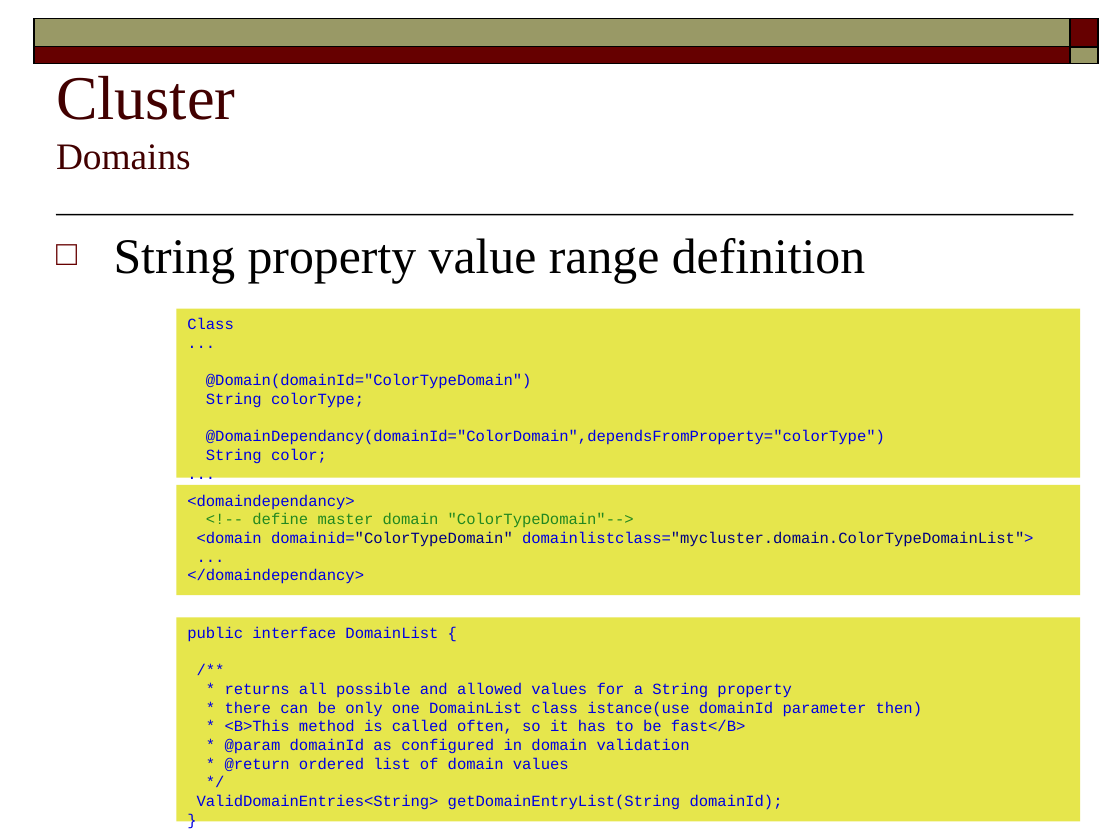
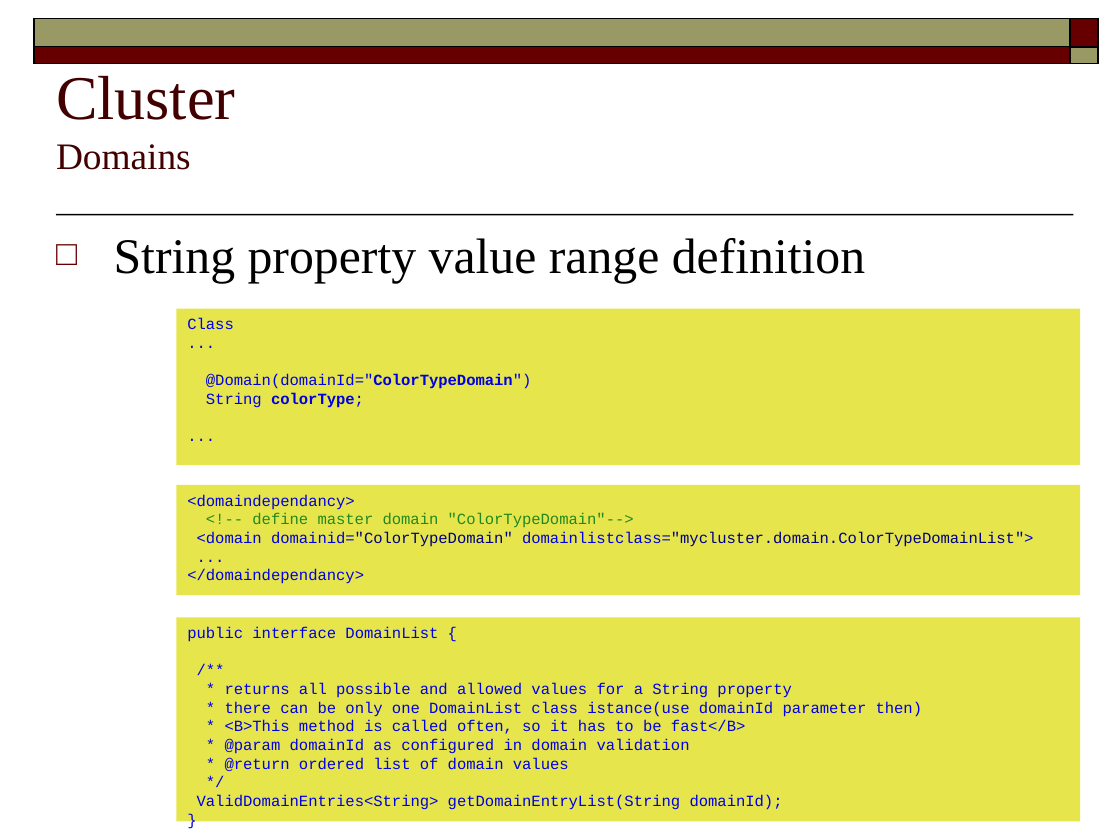
Before and after one commit to FaKod/JDBCluster, a slide deck: slide 8 of JDBCluster/Doc/MetaPersistence.odp. Drawn at 1120x840 pixels with LibreOffice and Linux fonts; fonts in the diff are those of the drawing. Boxes give left, top, right and bottom in pixels: in the first picture for what was removed or moved away, otherwise in the second. Text is boxed around its words. In the diff, an @@ line names an element or a change of style, - is before the commit and + after.

```diff
--- a/JDBCluster/Doc/MetaPersistence.odp
+++ b/JDBCluster/Doc/MetaPersistence.odp
@@ rectangle "Class": place and size @@
-rectangle "Class" at box(176, 309, 1080, 478)
+rectangle "Class" at box(176, 309, 1080, 466)
@@ text in rectangle at box(206, 374, 531, 408): bold on in "@Domain(domainId="ColorTypeDomain")", "colorType;" @@
@@ text in rectangle at box(206, 430, 885, 463): paragraphs removed @@
-@DomainDependancy(domainId="ColorDomain",dependsFromProperty="colorType")
-String color;
```
Also in this commit, not shown: 3 other slides changed, 3 slides added, 3 slides removed.
